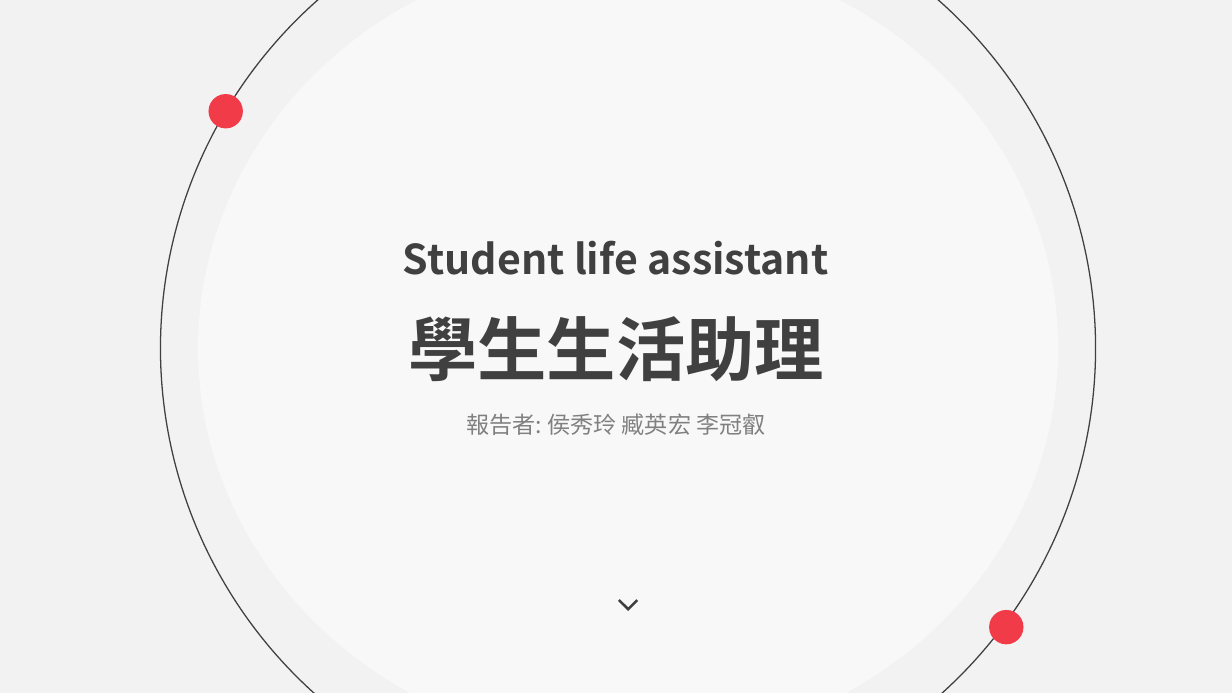
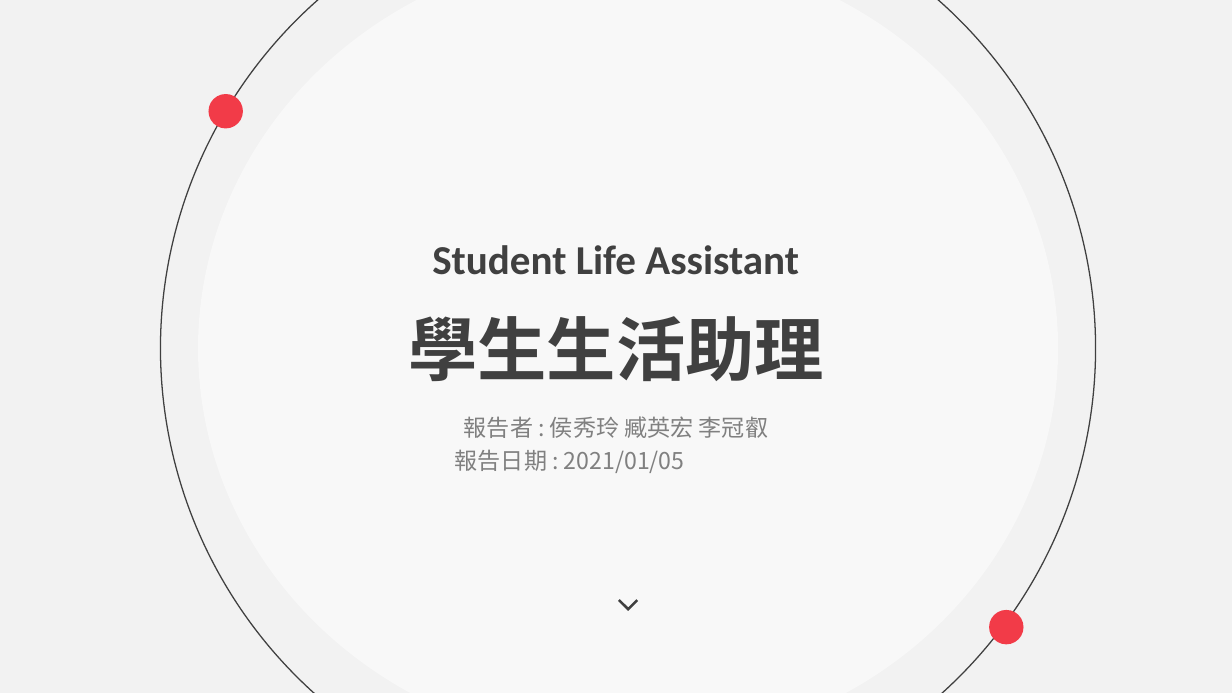
Before and after one commit to bennytzang-ntut109368085/OS_final_student-assistant, a slide deck: slide 1 of operating_system final project.pptx. Drawn at 1232x693 pixels with LibreOffice and Linux fonts; fonts in the diff are those of the drawing. Boxes give left, top, right and bottom in pixels: in the first picture for what was removed or moved away, otherwise in the second. Text is boxed around its words. In the diff, an @@ line names an element or a change of style, - is before the commit and + after.

```diff
--- a/operating_system final project.pptx
+++ b/operating_system final project.pptx
@@ text at (432, 245, 799, 275): text changed; font Noto Sans CJK SC to Calibri @@
-Student life assistant
+Student Life Assistant
@@ text at (464, 416, 768, 438): spaces changed @@
-報告者: 侯秀玲 臧英宏 李冠叡
+報告者 : 侯秀玲 臧英宏 李冠叡
@@ text added at (455, 449, 685, 473), 18 pt, text #808080 @@
+報告日期 : 2021/01/05
```
Also in this commit, not shown: 14 other slides changed, 5 slides added, 7 other files.
